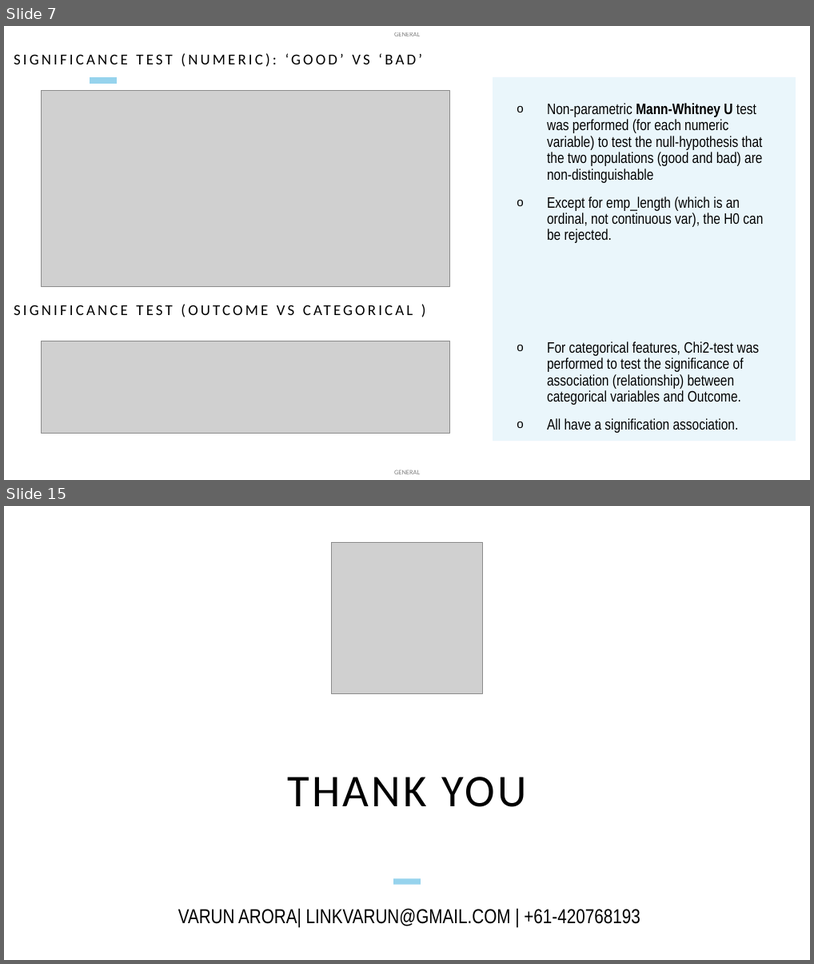
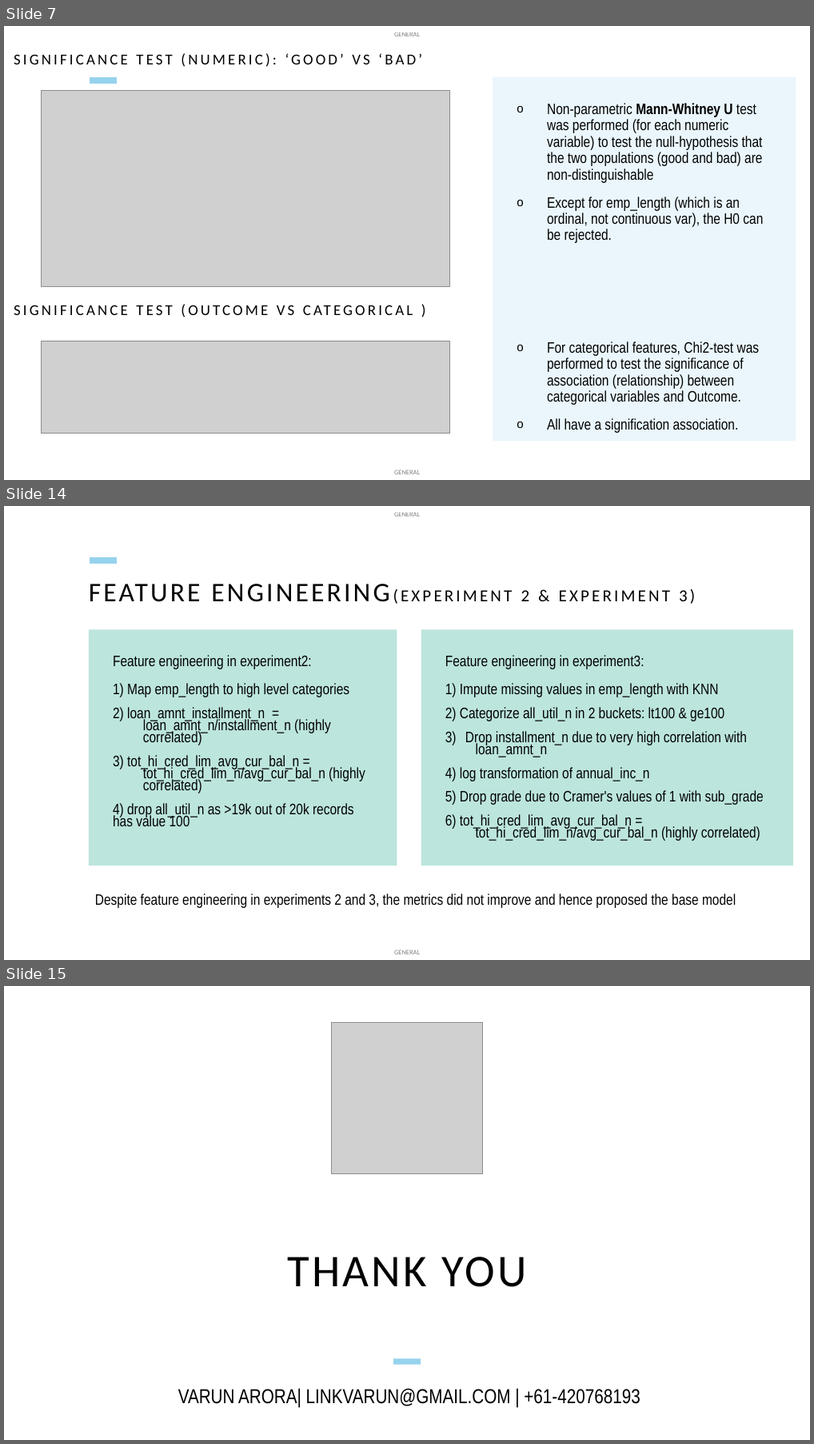
Before and after one commit to linkvarun/credit, a slide deck: Lending club credit risk predictor.pptx. Shown one above the other, each under a label of ours: slides 7 and 15 before the commit, slides 7, 14 and 15 after it; the slides between them are not shown. The pictures are 814x964 and 814x1444 pixels, drawn with LibreOffice and Linux fonts; fonts in the diff are those of the drawing; grey boxes stand for pictures. Boxes give left, top, right and bottom in pixels: in the first picture for what was removed or moved away, otherwise in the second. Text is boxed around its words. In the diff, an @@ line names an element or a change of style, - is before the commit and + after.

```diff
--- a/Lending club credit risk predictor.pptx
+++ b/Lending club credit risk predictor.pptx
@@ slide 14 added at (4, 506, 810, 960), background #FFFFFF; not listed: 3 template elements that a slide beside it also shows @@
@@ title added at (89, 584, 688, 602), 20 pt, text #000000 @@
+FEATURE ENGINEERING(EXPERIMENT 2 & EXPERIMENT 3)
@@ text added at (89, 629, 398, 865), fill #BCE5DD, 18 pt, text #000000 @@
+Feature engineering in experiment2:
+1) Map emp_length to high level categories
+2) loan_amnt_installment_n = loan_amnt_n/installment_n (highly correlated)
+3) tot_hi_cred_lim_avg_cur_bal_n = tot_hi_cred_lim_n/avg_cur_bal_n (highly correlated)
+4) drop all_util_n as >19k out of 20k records has value 100
@@ text added at (422, 629, 794, 865), fill #BCE5DD, 18 pt, text #000000 @@
+Feature engineering in experiment3:
+1) Impute missing values in emp_length with KNN
+2) Categorize all_util_n in 2 buckets: lt100 & ge100
+3) Drop installment_n due to very high correlation with loan_amnt_n
+4) log transformation of annual_inc_n
+5) Drop grade due to Cramer's values of 1 with sub_grade
+6) tot_hi_cred_lim_avg_cur_bal_n = tot_hi_cred_lim_n/avg_cur_bal_n (highly correlated)
@@ text added at (95, 893, 736, 908), 18 pt, text #000000 @@
+Despite feature engineering in experiments 2 and 3, the metrics did not improve and hence proposed the base model
```
Also in this commit, not shown: 3 slides changed, 4 other slides added, 5 slides removed.
